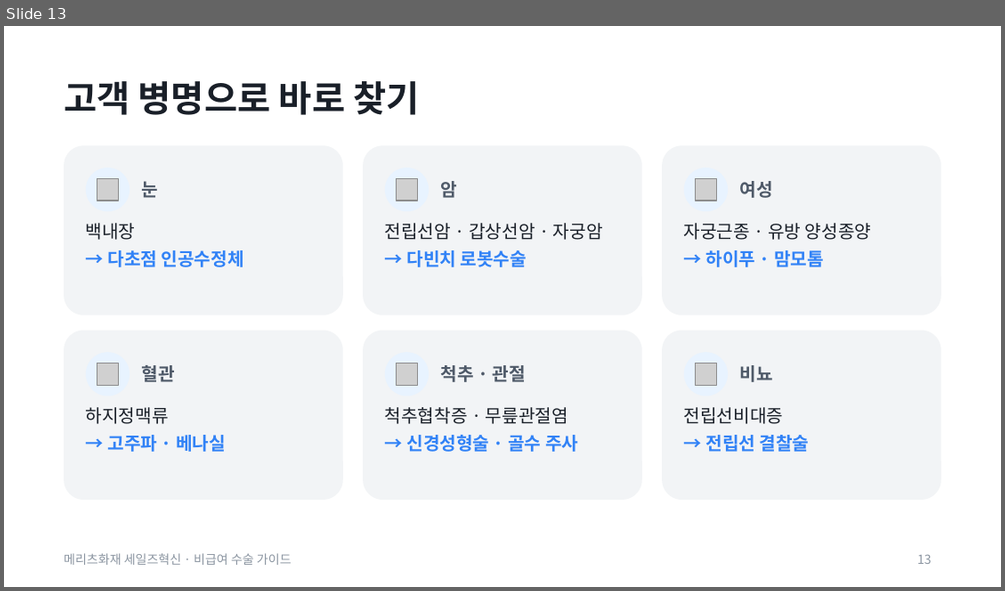
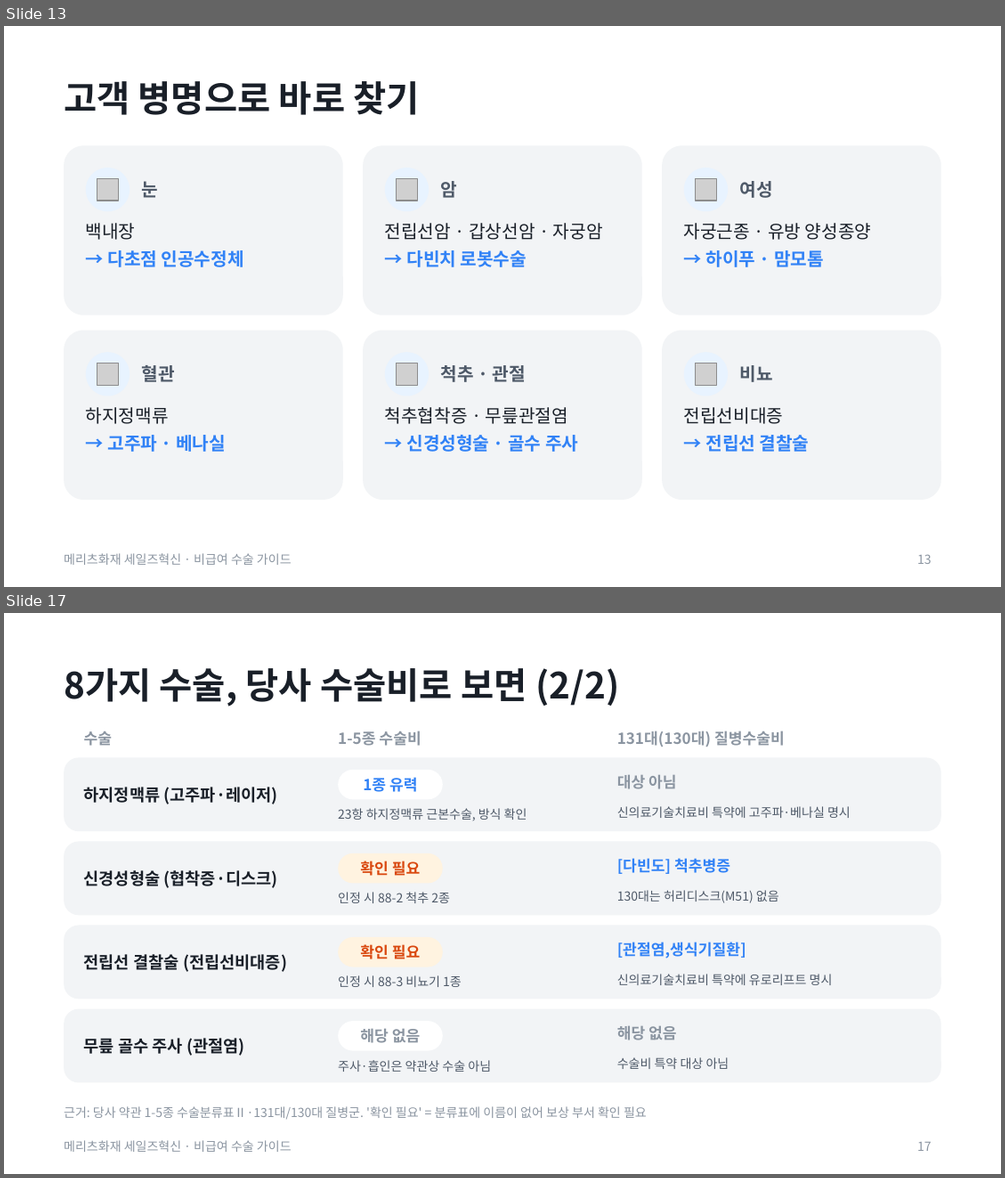
Before and after one commit to hunx11-sys/MeAI, a slide deck: dist/noncovered-surgery-guide.pptx. Shown one above the other, each under a label of ours: slide 13 before the commit, slides 13 and 17 after it; the slides between them are not shown. The pictures are 1005x591 and 1005x1178 pixels, drawn with LibreOffice and Linux fonts; fonts in the diff are those of the drawing; grey boxes stand for pictures. Boxes give left, top, right and bottom in pixels: in the first picture for what was removed or moved away, otherwise in the second. Text is boxed around its words. In the diff, an @@ line names an element or a change of style, - is before the commit and + after.

```diff
--- a/dist/noncovered-surgery-guide.pptx
+++ b/dist/noncovered-surgery-guide.pptx
@@ slide 17 added at bbox=[4, 613, 1001, 1174], background #FFFFFF; not listed: 1 template element that a slide beside it also shows @@
@@ title added at bbox=[64, 668, 619, 706], 26 pt, text #191F28, bold @@
+8가지 수술, 당사 수술비로 보면 (2/2)
@@ text added at bbox=[84, 731, 113, 746], 11 pt, text #8B95A1, bold @@
+수술
@@ text added at bbox=[338, 730, 421, 746], 11 pt, text #8B95A1, bold @@
+1-5종 수술비
@@ text added at bbox=[617, 730, 785, 747], 11 pt, text #8B95A1, bold @@
+131대(130대) 질병수술비
@@ rounded rectangle added at bbox=[64, 757, 941, 831], fill #F2F4F6 @@
@@ rounded rectangle added at bbox=[338, 770, 443, 799], fill #FFFFFF, 11 pt, text #3182F6, bold @@
+1종 유력
@@ text added at bbox=[84, 787, 278, 804], 12 pt, text #191F28, bold @@
+하지정맥류 (고주파·레이저)
@@ text added at bbox=[617, 775, 677, 789], 11 pt, text #8B95A1, bold @@
+대상 아님
@@ text added at bbox=[338, 808, 527, 820], 9 pt, text #4E5968 @@
+23항 하지정맥류 근본수술, 방식 확인
@@ text added at bbox=[617, 806, 850, 818], 9 pt, text #4E5968 @@
+신의료기술치료비 특약에 고주파·베나실 명시
@@ rounded rectangle added at bbox=[64, 841, 941, 915], fill #F2F4F6 @@
@@ text added at bbox=[84, 870, 278, 888], 12 pt, text #191F28, bold @@
+신경성형술 (협착증·디스크)
@@ rounded rectangle added at bbox=[338, 853, 443, 884], fill #FFF3E0, 11 pt, text #D9480F, bold @@
+확인 필요
@@ text added at bbox=[617, 858, 730, 874], 11 pt, text #3182F6, bold @@
+[다빈도] 척추병증
@@ text added at bbox=[338, 892, 450, 903], 9 pt, text #4E5968 @@
+인정 시 88-2 척추 2종
@@ text added at bbox=[617, 890, 779, 903], 9 pt, text #4E5968 @@
+130대는 허리디스크(M51) 없음
@@ rounded rectangle added at bbox=[64, 925, 941, 998], fill #F2F4F6 @@
@@ text added at bbox=[84, 954, 287, 972], 12 pt, text #191F28, bold @@
+전립선 결찰술 (전립선비대증)
@@ rounded rectangle added at bbox=[338, 937, 443, 967], fill #FFF3E0, 11 pt, text #D9480F, bold @@
+확인 필요
@@ text added at bbox=[617, 941, 746, 958], 11 pt, text #3182F6, bold @@
+[관절염,생식기질환]
@@ text added at bbox=[338, 975, 461, 987], 9 pt, text #4E5968 @@
+인정 시 88-3 비뇨기 1종
@@ text added at bbox=[617, 973, 833, 985], 9 pt, text #4E5968 @@
+신의료기술치료비 특약에 유로리프트 명시
@@ rounded rectangle added at bbox=[64, 1009, 941, 1083], fill #F2F4F6 @@
@@ text added at bbox=[84, 1038, 245, 1055], 12 pt, text #191F28, bold @@
+무릎 골수 주사 (관절염)
@@ rounded rectangle added at bbox=[338, 1021, 443, 1051], fill #FFFFFF, 11 pt, text #8B95A1, bold @@
+해당 없음
@@ text added at bbox=[617, 1026, 677, 1040], 11 pt, text #8B95A1, bold @@
+해당 없음
@@ text added at bbox=[338, 1060, 491, 1071], 9 pt, text #4E5968 @@
+주사·흡인은 약관상 수술 아님
@@ text added at bbox=[617, 1057, 729, 1069], 9 pt, text #4E5968 @@
+수술비 특약 대상 아님
@@ text added at bbox=[64, 1106, 647, 1119], 9 pt, text #8B95A1 @@
+근거: 당사 약관 1-5종 수술분류표Ⅱ·131대/130대 질병군. '확인 필요' = 분류표에 이름이 없어 보상 부서 확인 필요
@@ page number added at bbox=[917, 1142, 931, 1151], 9 pt, text #8B95A1 @@
+17
```
Also in this commit, not shown: 1 slide changed, 4 other slides added, 1 slide removed, 2 other files.
